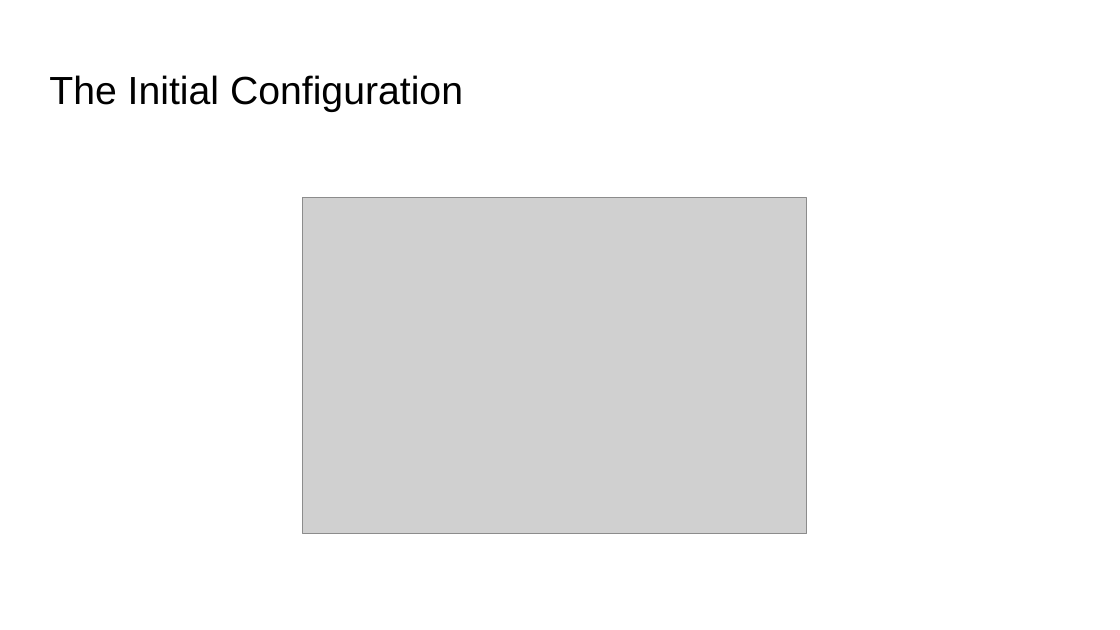
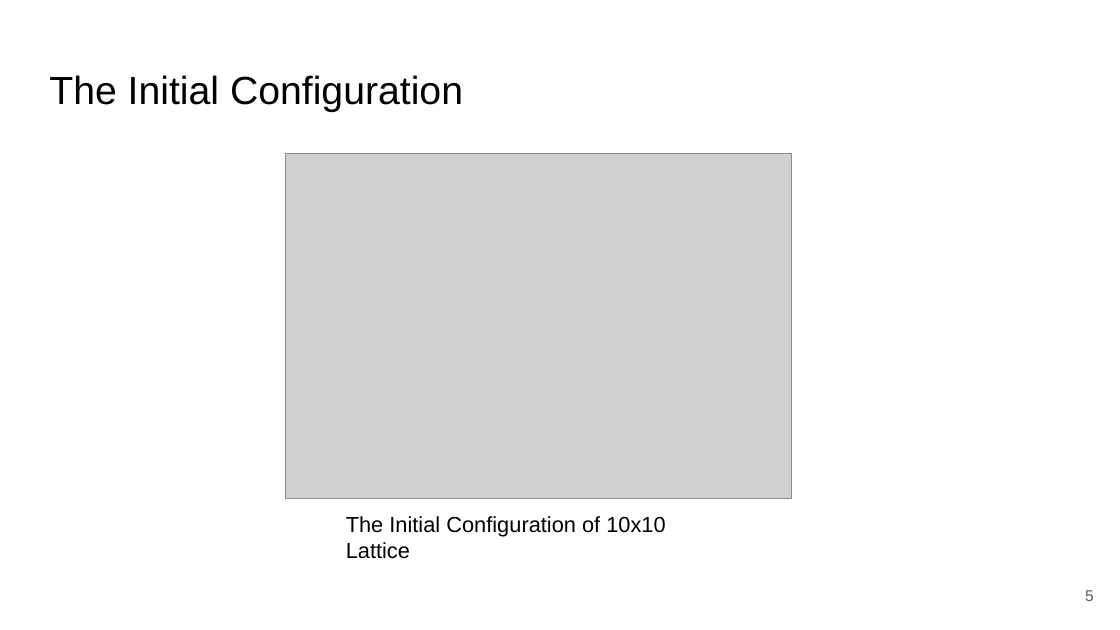
Before and after one commit to DipeshPoudel/MDS-607-MonteCarloMethods, a slide deck: slide 5 of ising_model/MDSDipeshPoudel10/2DIsingModel.pptx. Drawn at 1120x630 pixels with LibreOffice and Linux fonts; fonts in the diff are those of the drawing; grey boxes stand for pictures. Boxes give left, top, right and bottom in pixels: in the first picture for what was removed or moved away, otherwise in the second. Text is boxed around its words. In the diff, an @@ line names an element or a change of style, - is before the commit and + after.

```diff
--- a/ising_model/MDSDipeshPoudel10/2DIsingModel.pptx
+++ b/ising_model/MDSDipeshPoudel10/2DIsingModel.pptx
@@ picture: place and size @@
-picture at bbox=[302, 198, 806, 534]
+picture at bbox=[286, 153, 792, 500]
@@ text added at bbox=[346, 516, 665, 559], 14 pt, text #000000 @@
+The Initial Configuration of 10x10 Lattice
@@ page number added at bbox=[1085, 590, 1094, 601], 10 pt, text #595959 @@
+5
```
Also in this commit, not shown: 6 other slides changed, 7 slides added, 2 slides removed, 12 other files.
